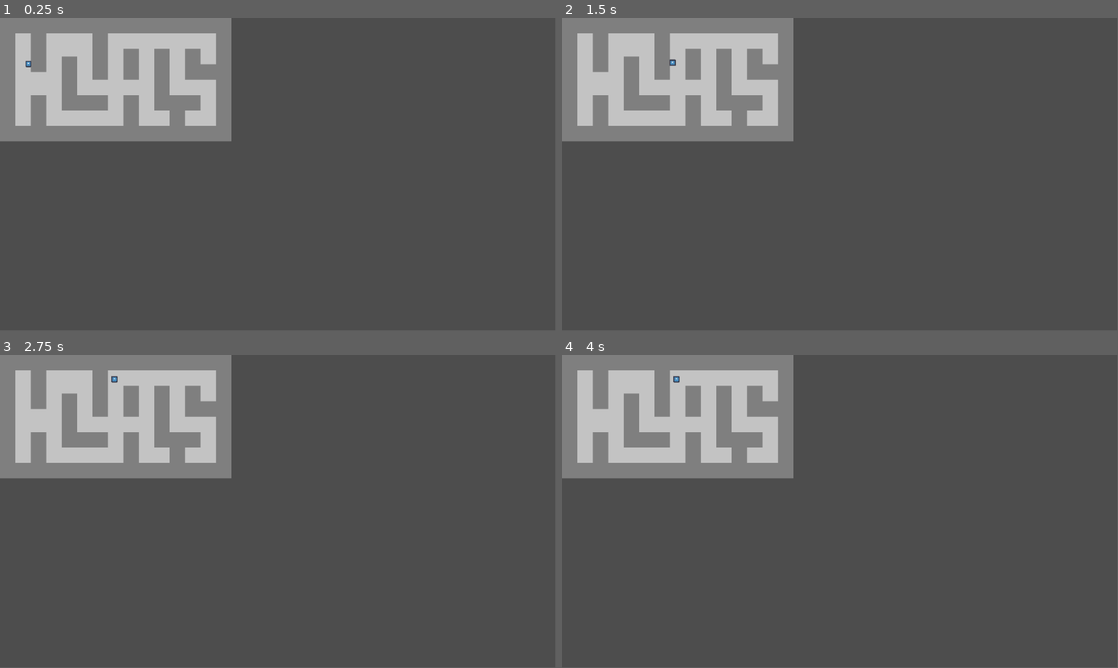
Above: before the commit, frames 1-4 (two rows, left to right).
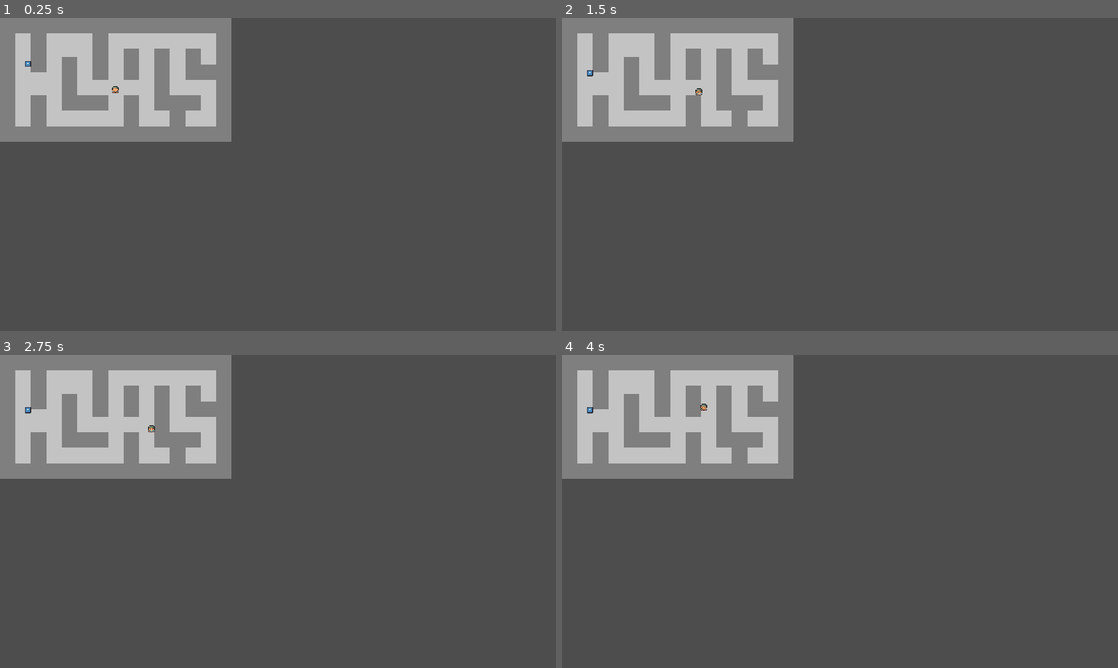
Above: after the commit, the same moments.

Repository: johnsyak/Servants-of-the-Tome
Game: Godot game, scene res://scenes/maps/world.tscn
The game is run twice, just before and just after one commit, with the same random seed, the same clock (stepped at 60 frames per second) and the same inputs. The engine's default icon, where the game draws it, is replaced by a stand-in: a white triangle on a blue panel in a dark square.
Inputs:
- Up to frame 1 (0.25 s): no input
- Up to frame 2 (1.5 s): hold Right (ui_right) 0.53-1.28 s; hold Down (ui_down) from 1.28 s (still down)
- Up to frame 3 (2.75 s): tap Enter at 2 s; release Down (ui_down) at 2.03 s; hold Right (ui_right) from 2.03 s (still down)
- Up to frame 4 (4 s): tap Space at 2.75 s; release Right (ui_right) at 2.78 s; hold Up (ui_up) 2.78-3.53 s; tap Enter at 3.5 s; hold Left (ui_left) from 3.53 s (still down)
In our replay, the window is 799x449 before the commit and 800x450 after it. These sizes can differ from the game's own. Grey fills any space a smaller window leaves; there, only what the larger window draws over its background counts as a difference.

The runs differ from the first frame. In frame 1, 0.3% of the frame differs, in the area x 0-42%, y 4-40%; in frame 2, 0.3%; in frame 3, 0.3%; in frame 4, 0.3%.

Commit message:
added player sprite and movement

Diff:
--- /dev/null
+++ b/characters/players/player.gd
@@ -0,0 +1,14 @@
+extends CharacterBody2D
+
+@export var speed: int = 60
+@export var run_speed: float = 1.5
+
+func _handle_input():
+	var move_direction = Input.get_vector("ui_left", "ui_right", "ui_up", "ui_down")
+	velocity = move_direction*speed
+	if Input.is_action_pressed("run"):
+		velocity = move_direction*speed*run_speed
+
+func _physics_process(delta):
+	_handle_input()
+	move_and_slide()
--- /dev/null
+++ b/characters/players/player.tscn
@@ -0,0 +1,20 @@
+[gd_scene load_steps=4 format=3 uid="uid://b4o1uyyo1ejvu"]
+
+[ext_resource type="Script" path="res://characters/players/player.gd" id="1_nn7kv"]
+[ext_resource type="Texture2D" uid="uid://byrnmj347iut5" path="res://assets/SpriteSheet.png" id="2_7y2th"]
+
+[sub_resource type="RectangleShape2D" id="RectangleShape2D_4rjjf"]
+size = Vector2(12, 13)
+
+[node name="Player" type="CharacterBody2D"]
+texture_filter = 1
+script = ExtResource("1_nn7kv")
+
+[node name="Sprite2D" type="Sprite2D" parent="."]
+texture = ExtResource("2_7y2th")
+hframes = 4
+vframes = 7
+
+[node name="CollisionShape2D" type="CollisionShape2D" parent="."]
+position = Vector2(0, 1.5)
+shape = SubResource("RectangleShape2D_4rjjf")
--- a/project.godot
+++ b/project.godot
@@ -15,6 +15,10 @@
 config/features=PackedStringArray("4.0", "GL Compatibility")
 config/icon="res://icon.svg"
 
+[display]
+
+window/stretch/mode="canvas_items"
+
 [rendering]
 
 renderer/rendering_method="gl_compatibility"
--- a/scenes/maps/world.tscn
+++ b/scenes/maps/world.tscn
@@ -1,44 +1,126 @@
-[gd_scene load_steps=6 format=3 uid="uid://dnlw7e55gw5bn"]
+[gd_scene load_steps=7 format=3 uid="uid://dnlw7e55gw5bn"]
 
 [ext_resource type="Texture2D" uid="uid://jwqugbrhahis" path="res://assets/tiles.png" id="1_2knws"]
 [ext_resource type="PackedScene" uid="uid://f2ph21l0wk5o" path="res://characters/enemies/DefaultEnemy.tscn" id="2_l4a6s"]
+[ext_resource type="PackedScene" uid="uid://b4o1uyyo1ejvu" path="res://characters/players/player.tscn" id="3_r8rjm"]
 
 [sub_resource type="TileSetAtlasSource" id="TileSetAtlasSource_mwge7"]
 texture = ExtResource("1_2knws")
 0:0/0 = 0
+0:0/0/physics_layer_0/linear_velocity = Vector2(0, 0)
+0:0/0/physics_layer_0/angular_velocity = 0.0
+0:0/0/physics_layer_0/polygon_0/points = PackedVector2Array(-8, -8, 8, -8, 8, 8, -8, 8)
 1:0/0 = 0
+1:0/0/physics_layer_0/linear_velocity = Vector2(0, 0)
+1:0/0/physics_layer_0/angular_velocity = 0.0
+1:0/0/physics_layer_0/polygon_0/points = PackedVector2Array(-8, -8, 8, -8, 8, 8, -8, 8)
 2:0/0 = 0
+2:0/0/physics_layer_0/linear_velocity = Vector2(0, 0)
+2:0/0/physics_layer_0/angular_velocity = 0.0
+2:0/0/physics_layer_0/polygon_0/points = PackedVector2Array(-8, -8, 8, -8, 8, 8, -8, 8)
 3:0/0 = 0
+3:0/0/physics_layer_0/linear_velocity = Vector2(0, 0)
+3:0/0/physics_layer_0/angular_velocity = 0.0
+3:0/0/physics_layer_0/polygon_0/points = PackedVector2Array(-8, -8, 8, -8, 8, 8, -8, 8)
 4:0/0 = 0
+4:0/0/physics_layer_0/linear_velocity = Vector2(0, 0)
+4:0/0/physics_layer_0/angular_velocity = 0.0
 5:0/0 = 0
+5:0/0/physics_layer_0/linear_velocity = Vector2(0, 0)
+5:0/0/physics_layer_0/angular_velocity = 0.0
 6:0/0 = 0
+6:0/0/physics_layer_0/linear_velocity = Vector2(0, 0)
+6:0/0/physics_layer_0/angular_velocity = 0.0
 7:0/0 = 0
+7:0/0/physics_layer_0/linear_velocity = Vector2(0, 0)
+7:0/0/physics_layer_0/angular_velocity = 0.0
 0:1/0 = 0
+0:1/0/physics_layer_0/linear_velocity = Vector2(0, 0)
+0:1/0/physics_layer_0/angular_velocity = 0.0
+0:1/0/physics_layer_0/polygon_0/points = PackedVector2Array(-8, -8, 8, -8, 8, 8, -8, 8)
 1:1/0 = 0
+1:1/0/physics_layer_0/linear_velocity = Vector2(0, 0)
+1:1/0/physics_layer_0/angular_velocity = 0.0
+1:1/0/physics_layer_0/polygon_0/points = PackedVector2Array(-8, -8, 8, -8, 8, 8, -8, 8)
 2:1/0 = 0
+2:1/0/physics_layer_0/linear_velocity = Vector2(0, 0)
+2:1/0/physics_layer_0/angular_velocity = 0.0
+2:1/0/physics_layer_0/polygon_0/points = PackedVector2Array(-8, -8, 8, -8, 8, 8, -8, 8)
 3:1/0 = 0
+3:1/0/physics_layer_0/linear_velocity = Vector2(0, 0)
+3:1/0/physics_layer_0/angular_velocity = 0.0
+3:1/0/physics_layer_0/polygon_0/points = PackedVector2Array(-8, -8, 8, -8, 8, 8, -8, 8)
 4:1/0 = 0
+4:1/0/physics_layer_0/linear_velocity = Vector2(0, 0)
+4:1/0/physics_layer_0/angular_velocity = 0.0
 5:1/0 = 0
+5:1/0/physics_layer_0/linear_velocity = Vector2(0, 0)
+5:1/0/physics_layer_0/angular_velocity = 0.0
 6:1/0 = 0
+6:1/0/physics_layer_0/linear_velocity = Vector2(0, 0)
+6:1/0/physics_layer_0/angular_velocity = 0.0
 7:1/0 = 0
+7:1/0/physics_layer_0/linear_velocity = Vector2(0, 0)
+7:1/0/physics_layer_0/angular_velocity = 0.0
 0:2/0 = 0
+0:2/0/physics_layer_0/linear_velocity = Vector2(0, 0)
+0:2/0/physics_layer_0/angular_velocity = 0.0
+0:2/0/physics_layer_0/polygon_0/points = PackedVector2Array(-8, -8, 8, -8, 8, 8, -8, 8)
 1:2/0 = 0
+1:2/0/physics_layer_0/linear_velocity = Vector2(0, 0)
+1:2/0/physics_layer_0/angular_velocity = 0.0
+1:2/0/physics_layer_0/polygon_0/points = PackedVector2Array(-8, -8, 8, -8, 8, 8, -8, 8)
 2:2/0 = 0
+2:2/0/physics_layer_0/linear_velocity = Vector2(0, 0)
+2:2/0/physics_layer_0/angular_velocity = 0.0
+2:2/0/physics_layer_0/polygon_0/points = PackedVector2Array(-8, -8, 8, -8, 8, 8, -8, 8)
 3:2/0 = 0
+3:2/0/physics_layer_0/linear_velocity = Vector2(0, 0)
+3:2/0/physics_layer_0/angular_velocity = 0.0
+3:2/0/physics_layer_0/polygon_0/points = PackedVector2Array(-8, -8, 8, -8, 8, 8, -8, 8)
 4:2/0 = 0
+4:2/0/physics_layer_0/linear_velocity = Vector2(0, 0)
+4:2/0/physics_layer_0/angular_velocity = 0.0
 5:2/0 = 0
+5:2/0/physics_layer_0/linear_velocity = Vector2(0, 0)
+5:2/0/physics_layer_0/angular_velocity = 0.0
 6:2/0 = 0
+6:2/0/physics_layer_0/linear_velocity = Vector2(0, 0)
+6:2/0/physics_layer_0/angular_velocity = 0.0
 7:2/0 = 0
+7:2/0/physics_layer_0/linear_velocity = Vector2(0, 0)
+7:2/0/physics_layer_0/angular_velocity = 0.0
 0:3/0 = 0
+0:3/0/physics_layer_0/linear_velocity = Vector2(0, 0)
+0:3/0/physics_layer_0/angular_velocity = 0.0
+0:3/0/physics_layer_0/polygon_0/points = PackedVector2Array(-8, -8, 8, -8, 8, 8, -8, 8)
 1:3/0 = 0
+1:3/0/physics_layer_0/linear_velocity = Vector2(0, 0)
+1:3/0/physics_layer_0/angular_velocity = 0.0
+1:3/0/physics_layer_0/polygon_0/points = PackedVector2Array(-8, -8, 8, -8, 8, 8, -8, 8)
 2:3/0 = 0
+2:3/0/physics_layer_0/linear_velocity = Vector2(0, 0)
+2:3/0/physics_layer_0/angular_velocity = 0.0
+2:3/0/physics_layer_0/polygon_0/points = PackedVector2Array(-8, -8, 8, -8, 8, 8, -8, 8)
 3:3/0 = 0
+3:3/0/physics_layer_0/linear_velocity = Vector2(0, 0)
+3:3/0/physics_layer_0/angular_velocity = 0.0
+3:3/0/physics_layer_0/polygon_0/points = PackedVector2Array(-8, -8, 8, -8, 8, 8, -8, 8)
 4:3/0 = 0
+4:3/0/physics_layer_0/linear_velocity = Vector2(0, 0)
+4:3/0/physics_layer_0/angular_velocity = 0.0
 5:3/0 = 0
+5:3/0/physics_layer_0/linear_velocity = Vector2(0, 0)
+5:3/0/physics_layer_0/angular_velocity = 0.0
 6:3/0 = 0
+6:3/0/physics_layer_0/linear_velocity = Vector2(0, 0)
+6:3/0/physics_layer_0/angular_velocity = 0.0
 7:3/0 = 0
+7:3/0/physics_layer_0/linear_velocity = Vector2(0, 0)
+7:3/0/physics_layer_0/angular_velocity = 0.0
 
 [sub_resource type="TileSet" id="TileSet_sbvnr"]
+physics_layer_0/collision_layer = 1
 sources/0 = SubResource("TileSetAtlasSource_mwge7")
 
 [sub_resource type="NavigationPolygon" id="NavigationPolygon_ge4i1"]
@@ -71,3 +153,6 @@
 
 [node name="NavTarget" type="Marker2D" parent="TileMap"]
 position = Vector2(238, 47)
+
+[node name="Player" parent="." instance=ExtResource("3_r8rjm")]
+position = Vector2(239, 147)
Binary file added: assets/SpriteSheet.png
Not shown, added: assets/SpriteSheet.png.import
